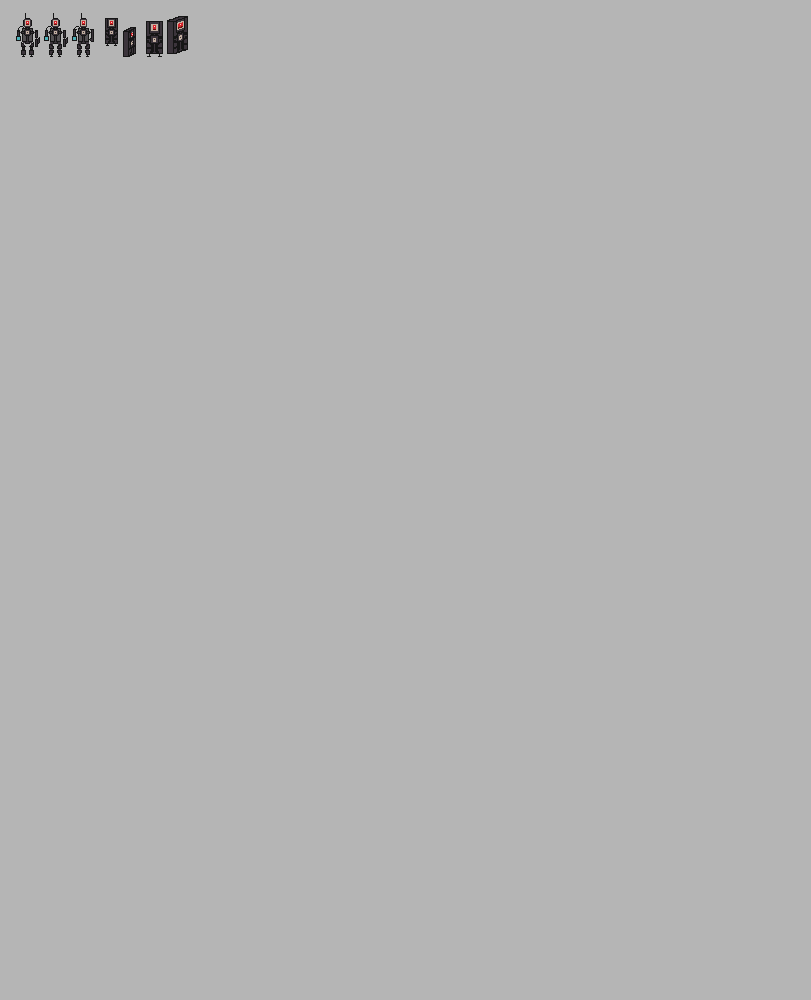
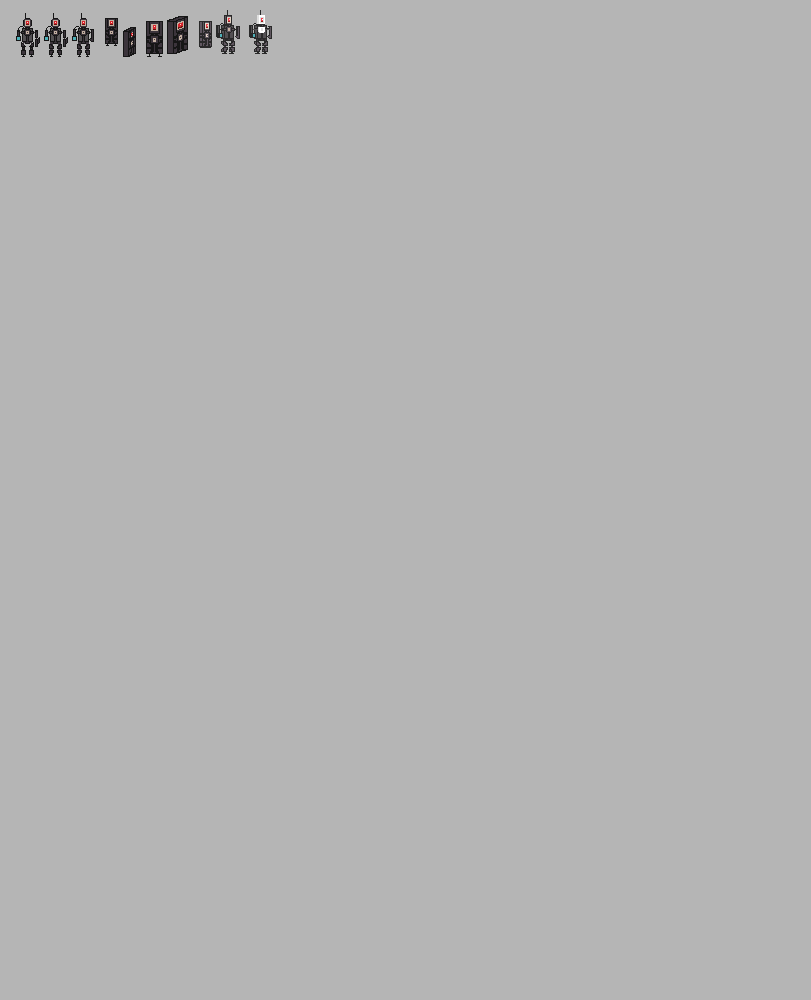
Before/after of a 811×1000 layered artwork. What changed in the layer stack:
added layer "Layer 9 copy 7" in group "Character" over [249, 10, 272, 54]
added layer "Layer 9 copy 6" in group "Character" over [216, 10, 240, 54]
added layer "Brightness/Contrast 1" in group "Character" over [199, 21, 212, 48]
